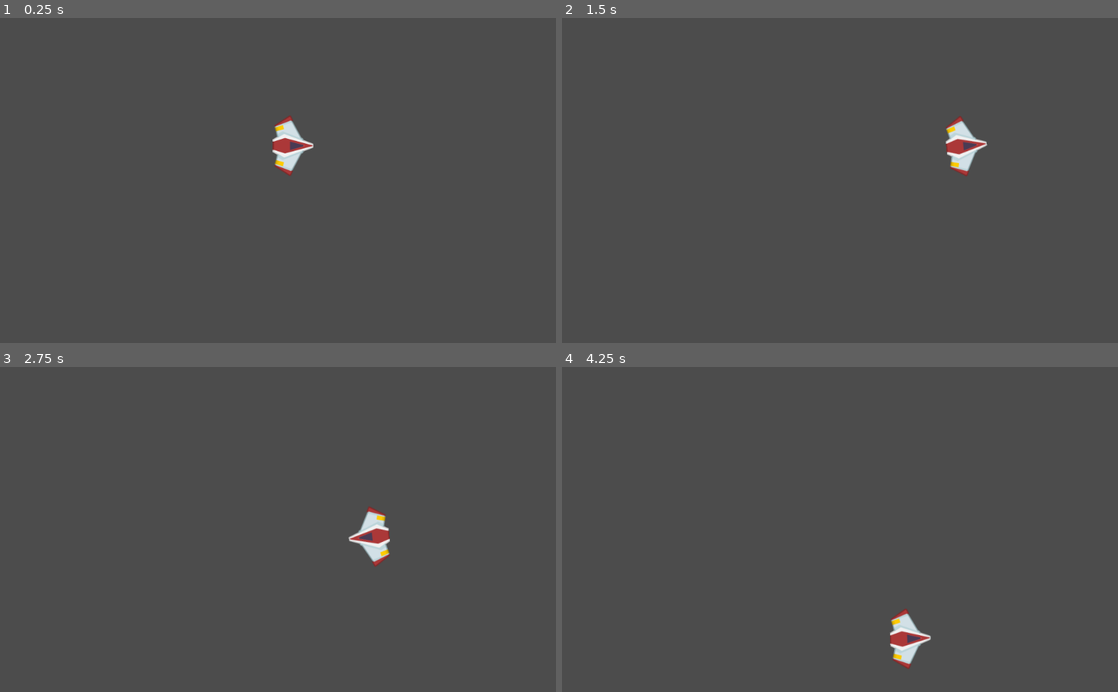
Above: before the commit, frames 1-4 (two rows, left to right).
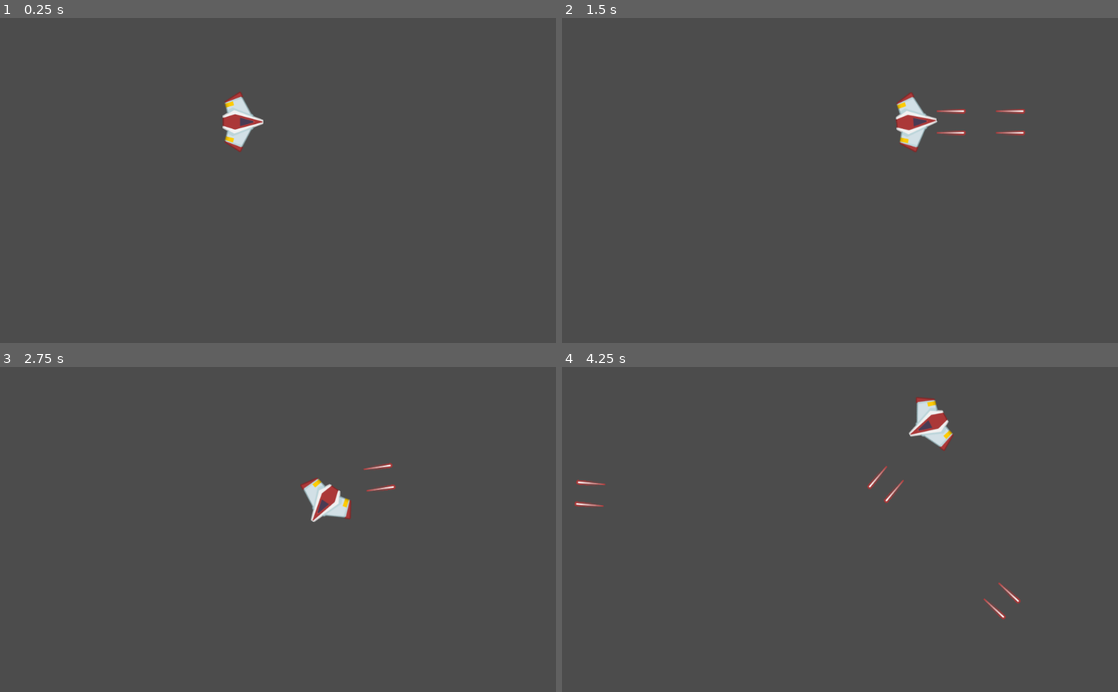
Above: after the commit, the same moments.

Repository: Dan2908/MeteoritosJuego
Game: Godot game, scene res://Juego/Niveles/NivelTest.tscn
Two runs of this game, one before a commit and one after it. Both use one fixed random seed, a clock stepped at 60 frames per second and the inputs below.
Inputs:
- Up to frame 1 (0.25 s): no input
- Up to frame 2 (1.5 s): tap Enter at 0.5 s; hold W (mover_adelante) 0.53-1.28 s; hold Space (disparar, bound only after the commit) 0.53-1.28 s; hold S (mover_atras) from 1.28 s (still down); tap A (rotar_antihorario) at 1.35 s
- Up to frame 3 (2.75 s): tap Space (disparar, bound only after the commit) at 1.55, 2.3 s; release S (mover_atras) at 2.03 s; hold W (mover_adelante) from 2.03 s (still down); hold D (rotar_horario) from 2.03 s (still down)
- Up to frame 4 (4.25 s): release D (rotar_horario) at 2.78 s; tap Space (disparar, bound only after the commit) at 2.85 s; release W (mover_adelante) at 3.53 s; hold S (mover_atras) from 3.53 s (still down); hold Space (disparar, bound only after the commit) from 3.53 s (still down)

The runs differ from the first frame. In frame 1, 1.4% of the frame differs, in the area x 40-57%, y 22-49%; in frame 2, 1.6%; in frame 3, 1.5%; in frame 4, 1.8%, in the area x 2-83%, y 9-93%.

Commit message:
Añadido disparo
- Nuevo Signal hub (Eventos)
- Acción de disparo

Diff:
--- /dev/null
+++ b/Juego/Eventos.gd
@@ -0,0 +1,3 @@
+extends Node
+
+signal Disparar(proyectil)
--- /dev/null
+++ b/Juego/Niveles/NivelTest.gd
@@ -0,0 +1,30 @@
+extends Node2D
+
+###########################################
+#	VARIABLES
+###########################################
+onready var proyectiles:Node
+
+###########################################
+#	MÉTODOS
+###########################################
+
+# Crear un nodo para contener y descartar los proyectiles disparados del jugador
+func CrearColaProyectiles():
+	proyectiles = Node.new()
+	proyectiles.name = "Proyectiles"
+	add_child(proyectiles)
+
+# Conectar con hub
+func Conectar():
+	Eventos.connect("Disparar", self, "_on_Disparar")
+
+func _ready():
+	CrearColaProyectiles()
+	Conectar()
+
+###########################################
+#	SEÑALES
+###########################################
+func _on_Disparar(pProyectil: Proyectil):
+	proyectiles.add_child(pProyectil)
--- a/Juego/Niveles/NivelTest.tscn
+++ b/Juego/Niveles/NivelTest.tscn
@@ -1,9 +1,12 @@
-[gd_scene load_steps=2 format=2]
+[gd_scene load_steps=3 format=2]
 
 [ext_resource path="res://Naves/Player/Player.tscn" type="PackedScene" id=1]
+[ext_resource path="res://Juego/Niveles/NivelTest.gd" type="Script" id=4]
 
 [node name="NivelTest" type="Node2D"]
+script = ExtResource( 4 )
 
 [node name="Player" parent="." instance=ExtResource( 1 )]
-position = Vector2( 540, 236 )
+position = Vector2( 448, 192 )
 gravity_scale = 0.0
+potenciaRotacion = 200
--- /dev/null
+++ b/Naves/Ammo/Proyectil.gd
@@ -0,0 +1,23 @@
+class_name Proyectil
+extends Area2D
+
+###########################################
+#	VARIABLES
+###########################################
+var velocidad:Vector2 = Vector2.ZERO
+var ataque:int
+
+###########################################
+#	MÉTODOS
+###########################################
+func crear(pPosicion: Vector2, pDireccion: float, pVelocidad: float, pAtaque: float) -> void:
+	position = pPosicion
+	rotation = pDireccion
+	velocidad = Vector2(pVelocidad, 0).rotated(pDireccion)
+	ataque = pAtaque
+
+func _physics_process(delta: float) -> void:
+	position += velocidad * delta
+
+func _on_VisibilityNotifier2D_screen_exited():
+	queue_free()
--- /dev/null
+++ b/Naves/Ammo/Proyectil.tscn
@@ -0,0 +1,26 @@
+[gd_scene load_steps=4 format=2]
+
+[ext_resource path="res://Naves/Ammo/redLaser.png" type="Texture" id=1]
+[ext_resource path="res://Naves/Ammo/Proyectil.gd" type="Script" id=2]
+
+[sub_resource type="CapsuleShape2D" id=1]
+radius = 5.0
+height = 40.0
+
+[node name="Proyectil" type="Area2D"]
+script = ExtResource( 2 )
+
+[node name="Sprite" type="Sprite" parent="."]
+rotation = 1.5708
+texture = ExtResource( 1 )
+
+[node name="CollisionShape2D" type="CollisionShape2D" parent="."]
+rotation = 1.5708
+shape = SubResource( 1 )
+
+[node name="VisibilityNotifier2D" type="VisibilityNotifier2D" parent="."]
+position = Vector2( 0, -4.76837e-07 )
+rotation = 1.5708
+scale = Vector2( 1, 2.7 )
+
+[connection signal="screen_exited" from="VisibilityNotifier2D" to="." method="_on_VisibilityNotifier2D_screen_exited"]
--- /dev/null
+++ b/Naves/Player/Canon.gd
@@ -0,0 +1,56 @@
+class_name Canon
+extends Node2D
+
+###########################################
+#	VARIABLES
+###########################################
+export var proyectil:PackedScene = null
+export var cadenciaDisparo:float = 0.8
+export var velocidadProyectil:int = 400
+export var ataqueProyectil:int = 1
+
+onready var timerEnfriamiento:Timer = $TimerEnfriamiento
+onready var audioPlayer:AudioStreamPlayer2D = $AudioStreamPlayer2D
+onready var estaFrio:bool = true
+onready var estaDisparando:bool = false setget set_EstaDisparando
+
+var puntosDisparo:Array = []
+
+###########################################
+#	MÉTODOS
+###########################################
+func AlmacenarPuntosDisparo():
+	for node in get_children():
+		if(node is Position2D):
+			puntosDisparo.append(node)
+
+func Disparar():
+	estaFrio = false
+	audioPlayer.play()
+	timerEnfriamiento.start()
+	for punto in puntosDisparo:
+		var new_Proyectil:Proyectil = proyectil.instance()
+		new_Proyectil.crear(
+			punto.global_position,
+			get_owner().rotation,
+			velocidadProyectil,
+			ataqueProyectil
+		)
+		Eventos.emit_signal("Disparar", new_Proyectil)
+
+func _ready():
+	AlmacenarPuntosDisparo()
+	timerEnfriamiento.wait_time = cadenciaDisparo
+
+func _process(delta:float) -> void:
+	if(estaFrio && estaDisparando):
+		Disparar()
+
+func set_EstaDisparando(pDisparando: bool) -> void:
+	estaDisparando = pDisparando
+
+###########################################
+#	SEÑALES
+###########################################
+func _on_TimerEnfriamiento_timeout() -> void:
+	estaFrio = true
--- /dev/null
+++ b/Naves/Player/Canon.tscn
@@ -0,0 +1,21 @@
+[gd_scene load_steps=3 format=2]
+
+[ext_resource path="res://Naves/Player/Canon.gd" type="Script" id=1]
+[ext_resource path="res://Naves/Ammo/Proyectil.tscn" type="PackedScene" id=2]
+
+[node name="Canon" type="Node2D"]
+script = ExtResource( 1 )
+proyectil = ExtResource( 2 )
+cadenciaDisparo = 0.5
+
+[node name="Izquierda" type="Position2D" parent="."]
+position = Vector2( 5, -20 )
+
+[node name="Derecha" type="Position2D" parent="."]
+position = Vector2( 5, 20 )
+
+[node name="AudioStreamPlayer2D" type="AudioStreamPlayer2D" parent="."]
+
+[node name="TimerEnfriamiento" type="Timer" parent="."]
+
+[connection signal="timeout" from="TimerEnfriamiento" to="." method="_on_TimerEnfriamiento_timeout"]
--- a/Naves/Player/Player.gd
+++ b/Naves/Player/Player.gd
@@ -7,23 +7,17 @@
 export var potenciaMotor:int = 20
 export var potenciaRotacion:int = 280
 
+onready var canon:Canon = $Canon
+
 var empuje:Vector2 = Vector2.ZERO
 var dirRotacion:int = 0
 
 ###########################################
 #	MÉTODOS
 ###########################################
-# Como physic_process() para RigidBody2D. Aplica cambios en los vectores de fuerzas
-func _integrate_forces(state: Physics2DDirectBodyState) -> void:
-	apply_central_impulse(empuje.rotated(rotation))
-	apply_torque_impulse(dirRotacion * potenciaRotacion)
-
-# Procesos a ejecutar en cada repetición del Loop principal
-func _process(delta: float) -> void:
-	player_input()
 
 # Lee las acciones del jugador (teclas) y modifica las fuerzas requeridas
-func player_input() -> void:
+func PlayerInput() -> void:
 	empuje = Vector2.ZERO
 	if(Input.is_action_pressed("mover_adelante")):
 		empuje.x = potenciaMotor
@@ -35,3 +29,17 @@
 		dirRotacion += 1
 	elif(Input.is_action_pressed("rotar_antihorario")):
 		dirRotacion -= 1
+
+	if(Input.is_action_pressed("disparar")):
+		canon.set_EstaDisparando(true)
+	else:
+		canon.set_EstaDisparando(false)
+
+# Como physic_process() para RigidBody2D. Aplica cambios en los vectores de fuerzas
+func _integrate_forces(state: Physics2DDirectBodyState) -> void:
+	apply_central_impulse(empuje.rotated(rotation))
+	apply_torque_impulse(dirRotacion * potenciaRotacion)
+
+# Procesos a ejecutar en cada repetición del Loop principal
+func _process(delta: float) -> void:
+	PlayerInput()
--- a/Naves/Player/Player.tscn
+++ b/Naves/Player/Player.tscn
@@ -1,17 +1,18 @@
-[gd_scene load_steps=5 format=2]
+[gd_scene load_steps=6 format=2]
 
 [ext_resource path="res://Naves/Player/player.png" type="Texture" id=1]
 [ext_resource path="res://Naves/Player/Player.gd" type="Script" id=2]
+[ext_resource path="res://Naves/Player/Canon.tscn" type="PackedScene" id=3]
 
-[sub_resource type="PhysicsMaterial" id=2]
+[sub_resource type="PhysicsMaterial" id=1]
 friction = 0.0
 
-[sub_resource type="CapsuleShape2D" id=1]
+[sub_resource type="CapsuleShape2D" id=2]
 radius = 25.0
 height = 30.0
 
 [node name="Player" type="RigidBody2D"]
-physics_material_override = SubResource( 2 )
+physics_material_override = SubResource( 1 )
 linear_damp = 3.0
 script = ExtResource( 2 )
 
@@ -21,4 +22,6 @@
 
 [node name="CollisionShape2D" type="CollisionShape2D" parent="."]
 rotation = 1.5708
-shape = SubResource( 1 )
+shape = SubResource( 2 )
+
+[node name="Canon" parent="." instance=ExtResource( 3 )]
--- a/project.godot
+++ b/project.godot
@@ -9,13 +9,25 @@
 config_version=4
 
 _global_script_classes=[ {
+"base": "Node2D",
+"class": "Canon",
+"language": "GDScript",
+"path": "res://Naves/Player/Canon.gd"
+}, {
 "base": "RigidBody2D",
 "class": "Player",
 "language": "GDScript",
 "path": "res://Naves/Player/Player.gd"
+}, {
+"base": "Area2D",
+"class": "Proyectil",
+"language": "GDScript",
+"path": "res://Naves/Ammo/Proyectil.gd"
 } ]
 _global_script_class_icons={
-"Player": ""
+"Canon": "",
+"Player": "",
+"Proyectil": ""
 }
 
 [application]
@@ -23,6 +35,10 @@
 config/name="Meteoritos_Juego"
 run/main_scene="res://Juego/Niveles/NivelTest.tscn"
 config/icon="res://icon.png"
+
+[autoload]
+
+Eventos="*res://Juego/Eventos.gd"
 
 [input]
 
@@ -50,6 +66,11 @@
 , Object(InputEventKey,"resource_local_to_scene":false,"resource_name":"","device":0,"alt":false,"shift":false,"control":false,"meta":false,"command":false,"pressed":false,"scancode":16777231,"unicode":0,"echo":false,"script":null)
  ]
 }
+disparar={
+"deadzone": 0.5,
+"events": [ Object(InputEventKey,"resource_local_to_scene":false,"resource_name":"","device":0,"alt":false,"shift":false,"control":false,"meta":false,"command":false,"pressed":false,"scancode":32,"unicode":0,"echo":false,"script":null)
+ ]
+}
 
 [physics]
 
Binary file added: Naves/Ammo/redLaser.png
Not shown, added: Naves/Ammo/redLaser.png.import
